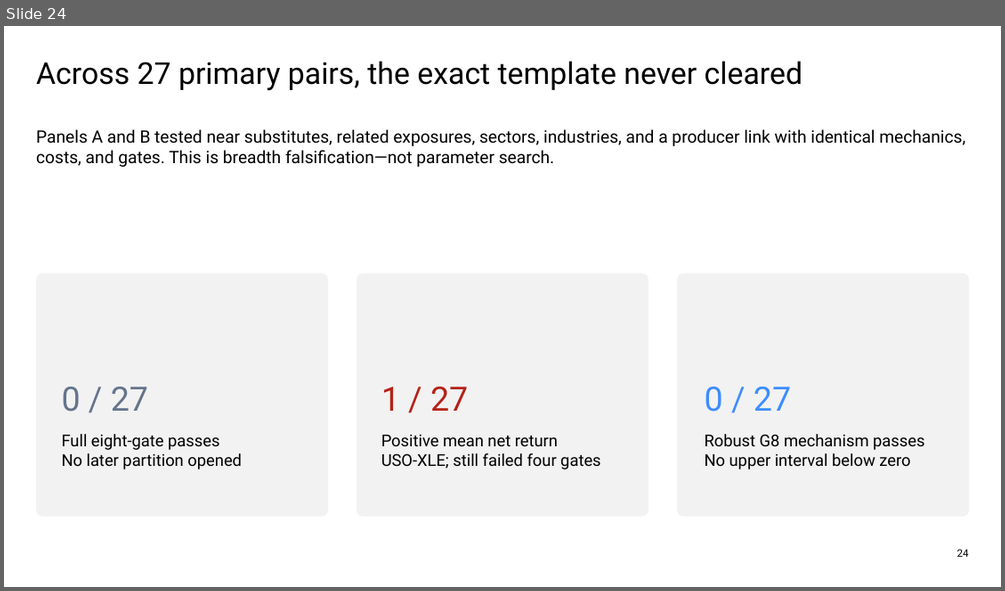
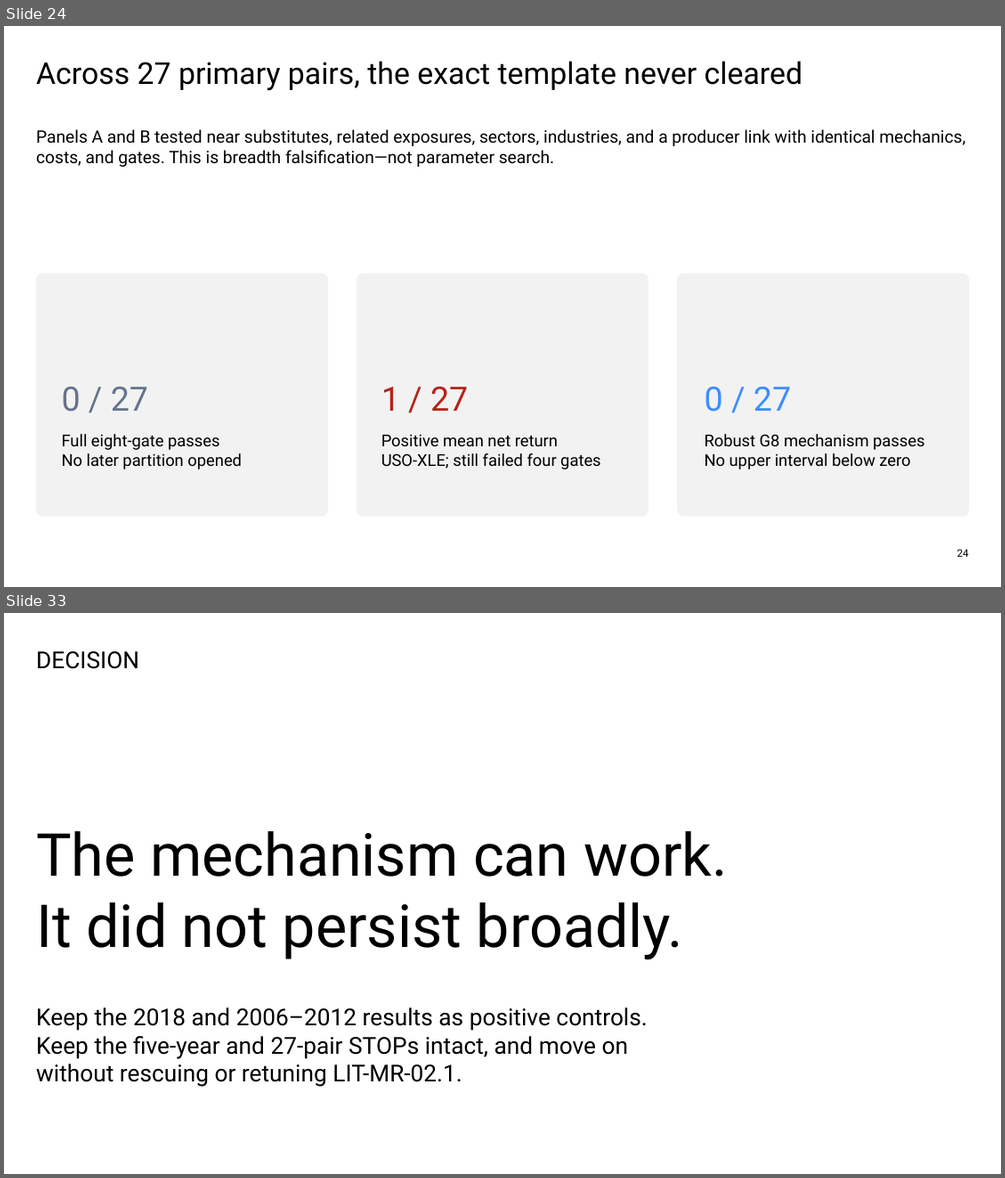
Before and after one commit to Francisc0Franc0/Time-Series-Modeling-Gen5, a slide deck: presentations/gen5_lit_mr_02_1_bollinger_evidence.pptx. Shown one above the other, each under a label of ours: slide 24 before the commit, slides 24 and 33 after it; the slides between them are not shown. The pictures are 1005x591 and 1005x1178 pixels, drawn with LibreOffice and Linux fonts; fonts in the diff are those of the drawing. Boxes give left, top, right and bottom in pixels: in the first picture for what was removed or moved away, otherwise in the second. Text is boxed around its words. In the diff, an @@ line names an element or a change of style, - is before the commit and + after.

Commit message:
Add LIT-MR-02.1 positive-control case studies

```diff
--- a/presentations/gen5_lit_mr_02_1_bollinger_evidence.pptx
+++ b/presentations/gen5_lit_mr_02_1_bollinger_evidence.pptx
@@ slide 33 added at <box>4,613,1001,1174</box>, background #FFFFFF @@
@@ text added at <box>36,651,139,669</box>, 22.5 pt, text #000000 @@
+DECISION
@@ text added at <box>36,831,727,960</box>, 57 pt, text #000000 @@
+The mechanism can work.
+It did not persist broadly.
@@ text added at <box>36,1007,647,1086</box>, 22.5 pt, text #000000 @@
+Keep the 2018 and 2006–2012 results as positive controls. Keep the five-year and 27-pair STOPs intact, and move on without rescuing or retuning LIT-MR-02.1.
```
Also in this commit, not shown: 8 other slides added, 1 slide removed, 9 other files.
